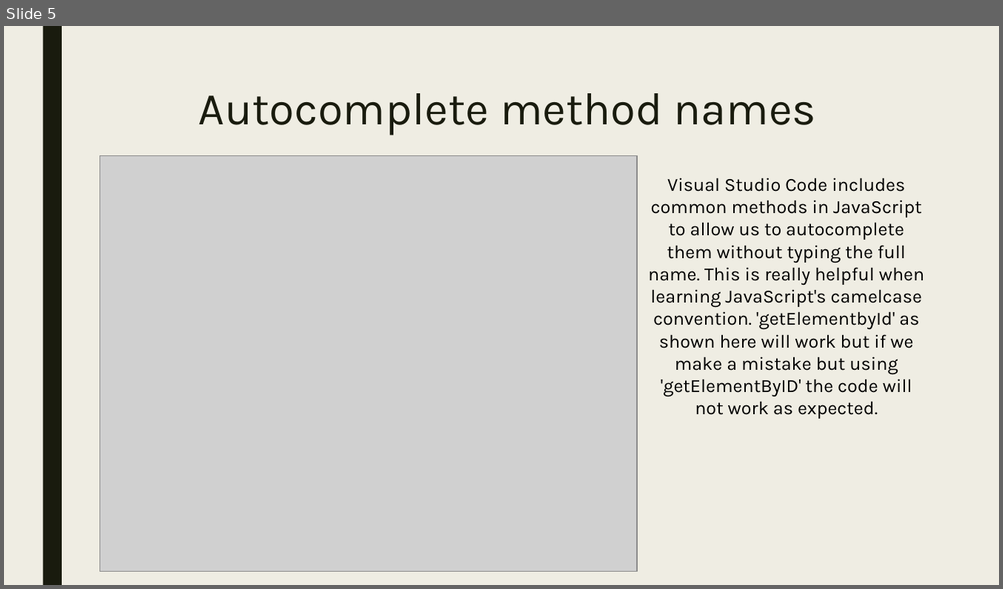
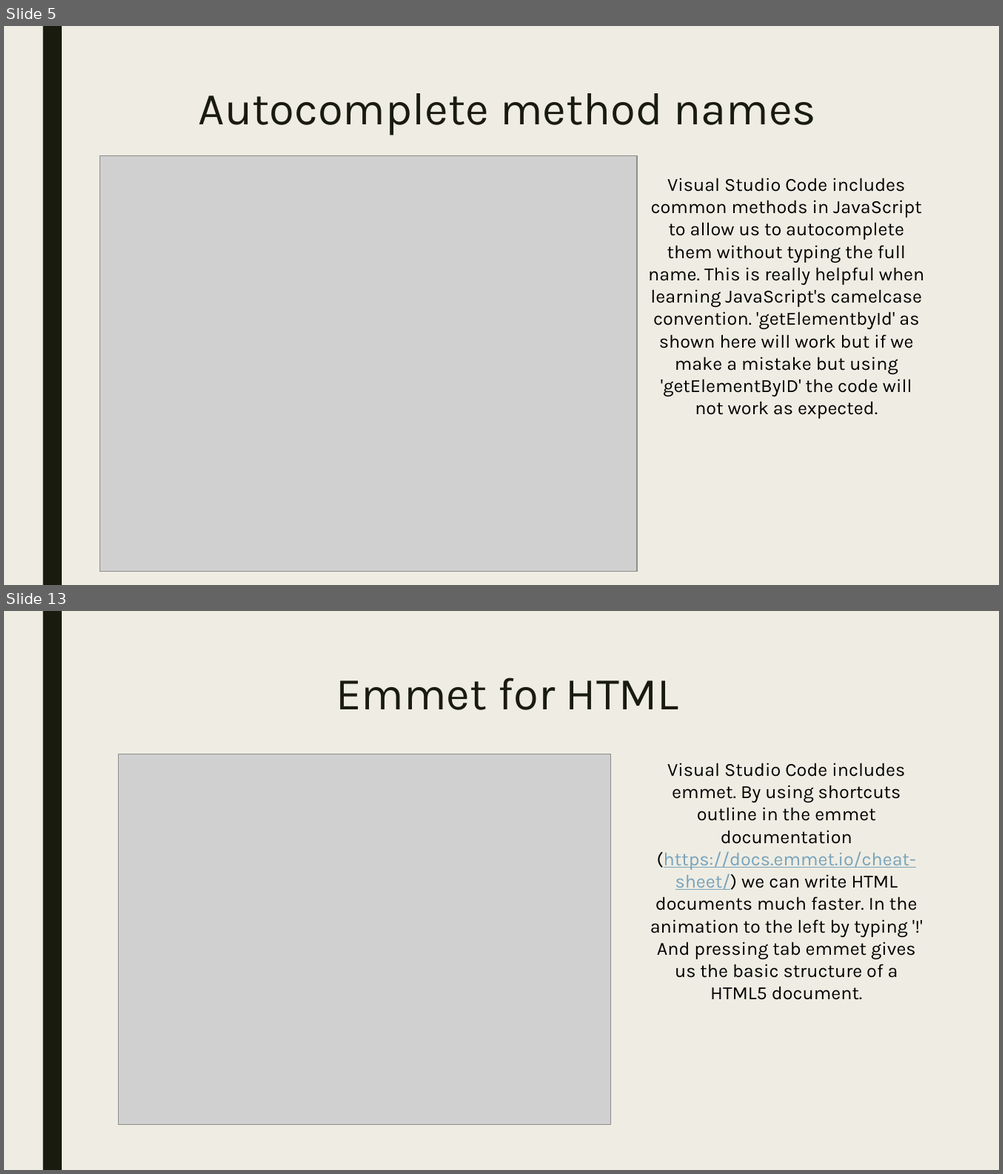
Before and after one commit to 105ron/lightning-talk, a slide deck: Presentation.pptx. Shown one above the other, each under a label of ours: slide 5 before the commit, slides 5 and 13 after it; the slides between them are not shown. The pictures are 1003x589 and 1003x1174 pixels, drawn with LibreOffice and Linux fonts; fonts in the diff are those of the drawing; grey boxes stand for pictures. Boxes give left, top, right and bottom in pixels: in the first picture for what was removed or moved away, otherwise in the second. Text is boxed around its words. In the diff, an @@ line names an element or a change of style, - is before the commit and + after.

Commit message:
update presentation

```diff
--- a/Presentation.pptx
+++ b/Presentation.pptx
@@ slide 13 added at <box>4,611,999,1170</box>, background #EFEDE3; not listed: 1 template element that a slide beside it also shows @@
@@ title added at <box>336,678,679,710</box>, 44 pt, text #191B0E @@
+Emmet for HTML
@@ picture added at <box>118,755,611,1125</box> @@
@@ text added at <box>650,763,917,978</box>, 18 pt, text #000000 @@
+Visual Studio Code includes emmet. By using shortcuts outline in the emmet documentation (https://docs.emmet.io/cheat-sheet/) we can write HTML documents much faster. In the animation to the left by typing '!' And pressing tab emmet gives us the basic structure of a HTML5 document.
```
Also in this commit, not shown: 9 other slides added.
